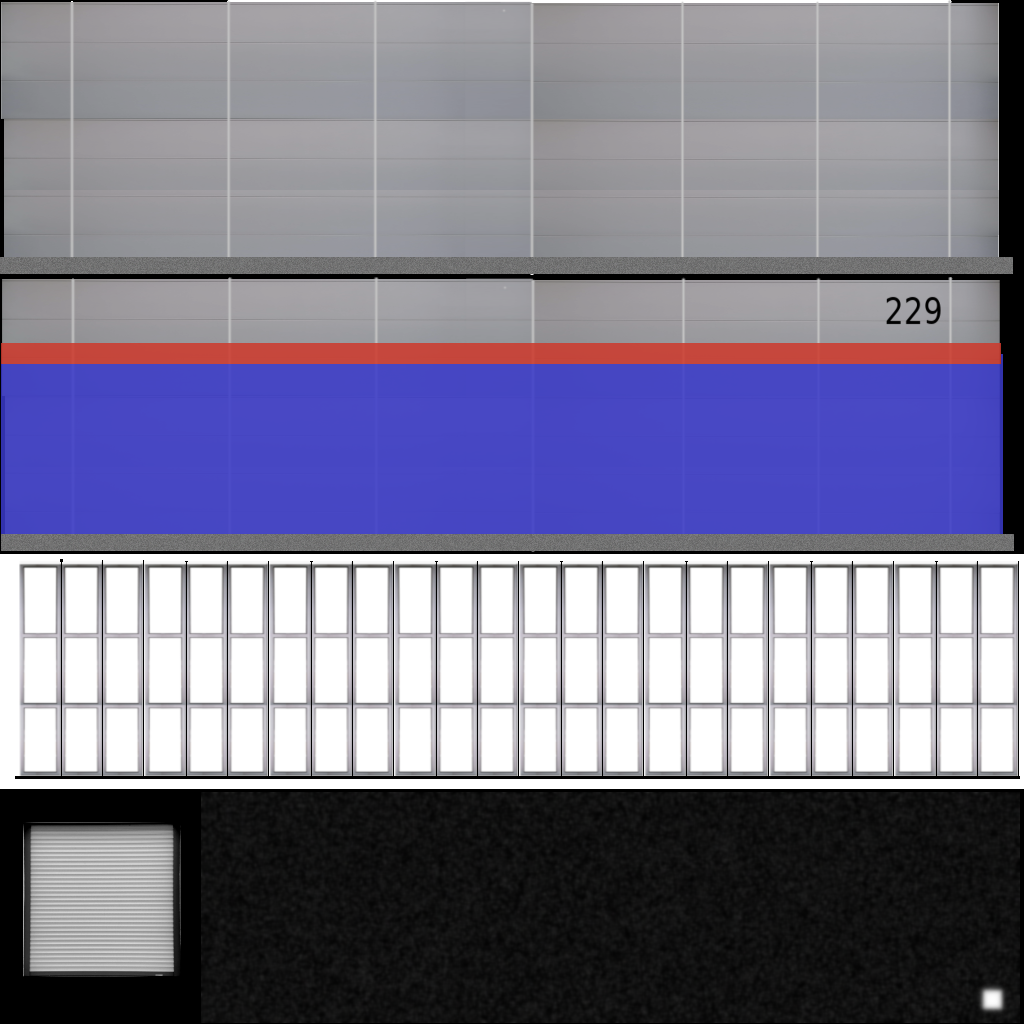
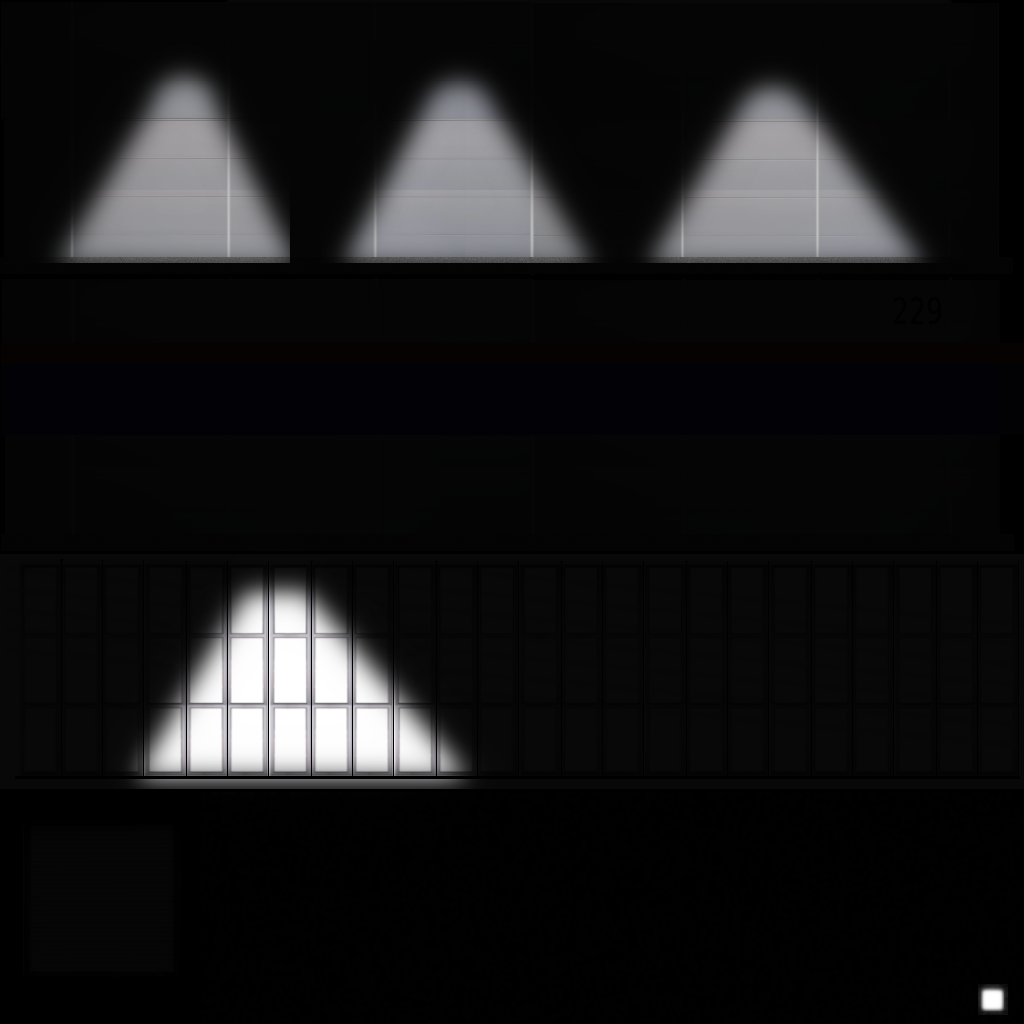
Layered file, before and after one edit (1024px x 1024px). Changes by layer:
added layer "LIT" (97%) above "Door" over [0, 0, 1024, 1023]
painted on "Paint" over [1, 295, 1024, 534]
